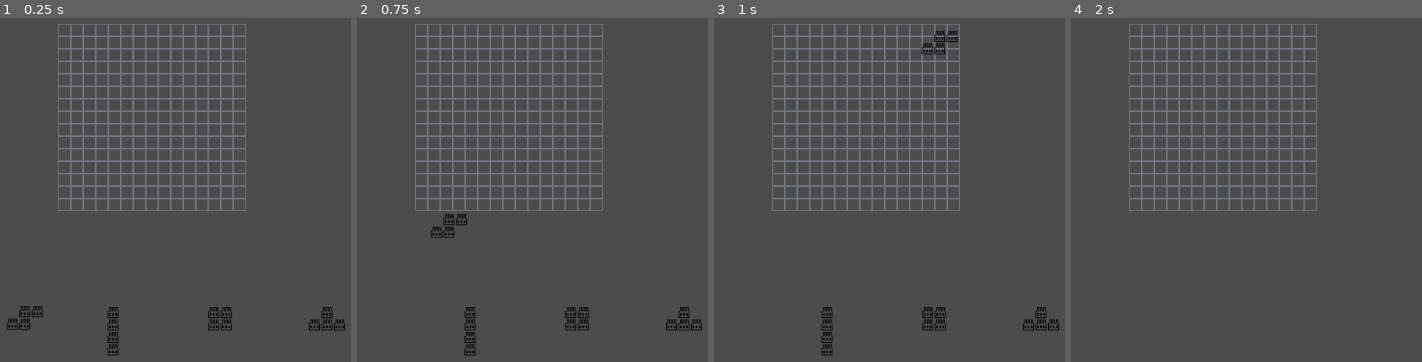
Above: before the commit, frames 1-4 (left to right).
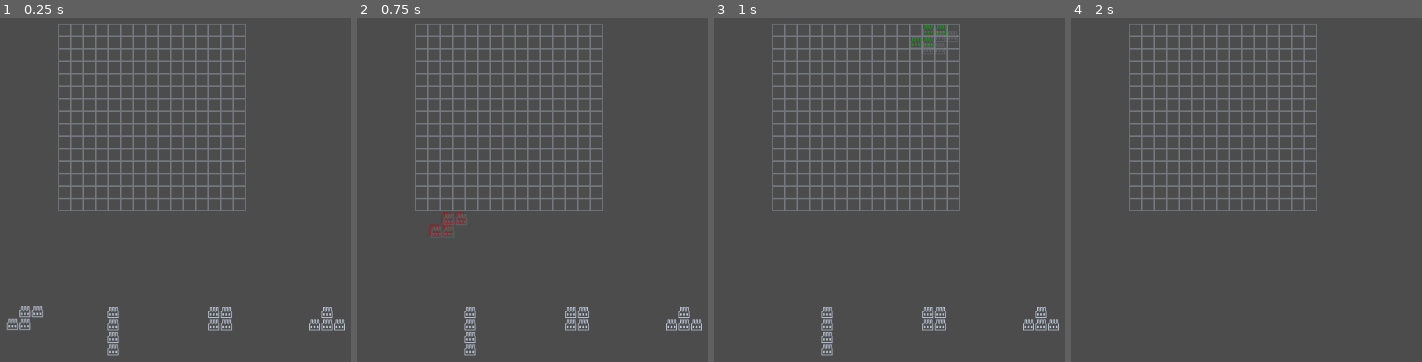
Above: after the commit, the same moments.

Repository: T4g1/gd-wildjam13
Game: Godot game, scene res://main.tscn
Same seed, same stepped clock (60 frames per second), same inputs: the game is played once before the commit and once after it.
Inputs (mouse positions are in pixels of both pictures, inside the frame that each line leads up to):
- Up to frame 1 (0.25 s): no input
- Up to frame 2 (0.75 s): tap Enter at 0.5 s; drag from (388, 331) to (588, 55) at 0.52 s
- Up to frame 3 (1 s): no input
- Up to frame 4 (2 s): drag from (outside the picture) to (1183, 251) at 1.27 s

The runs differ from the first frame. In frame 1, 1.3% of the frame differs, in the area x 1-99%, y 83-99%; in frame 2, 1.4%; in frame 3, 1.5%, in the area x 30-99%, y 2-99%; in frame 4, nothing differs.

Commit message:
[add] Merge ghost showing

Diff:
--- a/main.gd
+++ b/main.gd
@@ -23,6 +23,7 @@
 			else:
 				held_object.get_node("Dragable").drop()
 
+			player_city.hide_ghost()
 			held_object = null
 
 func _process(_delta):
@@ -32,7 +33,7 @@
 
 func clear_pool():
 	for node in get_tree().get_nodes_in_group("dragable"):
-		node.queue_free()
+		node.free()
 
 func generate_pool():
 	# TODO: Generate new polyminoes
--- a/nodes/City/City.gd
+++ b/nodes/City/City.gd
@@ -1,12 +1,30 @@
 extends Control
 
+const RED = Color(1.0, 0.0, 0.0, 0.5)
+const GREEN = Color(0.0, 1.0, 0.0, 0.5)
+const BARELY_VISIBLE = Color(1.0, 1.0, 1.0, 0.2)
+
+func _ready():
+	$Ghost.remove_from_group("dragable")
+
 func show_ghost(polymino):
+	var city_size = $Grid.grid_size * $Grid.cell_size
+	var polymino_size = polymino.TETROMINO_SIZE * $Grid.cell_size
+	var offset = $Grid.rect_position - (city_size / 2) + (polymino_size / 2)
+
+	$Ghost.visible = true
+	$Ghost.set_shape(polymino.shape)
+	$Ghost.position = offset + (get_cell_position(polymino) * $Grid.cell_size)
+
+	polymino.modulate = BARELY_VISIBLE
+
 	if is_valid_placement(polymino):
-		# TODO: Green visual
-		pass
+		$Ghost.modulate = GREEN
 	else:
-		# TODO: Red visual
-		pass
+		$Ghost.modulate = RED
+
+func hide_ghost():
+	$Ghost.visible = false
 
 # Merge the given polymino with the player city
 # Return false on failed merge and does not modify anything in that case
--- a/nodes/City/City.tscn
+++ b/nodes/City/City.tscn
@@ -1,10 +1,14 @@
-[gd_scene load_steps=3 format=2]
+[gd_scene load_steps=4 format=2]
 
 [ext_resource path="res://nodes/City/City.gd" type="Script" id=1]
 [ext_resource path="res://nodes/Grid/Grid.tscn" type="PackedScene" id=2]
+[ext_resource path="res://nodes/Polymino/Polymino.tscn" type="PackedScene" id=3]
 
 [node name="City" type="Control"]
 mouse_filter = 2
 script = ExtResource( 1 )
 
 [node name="Grid" parent="." instance=ExtResource( 2 )]
+
+[node name="Ghost" parent="." instance=ExtResource( 3 )]
+visible = false
--- a/nodes/Polymino/Dragable.gd
+++ b/nodes/Polymino/Dragable.gd
@@ -25,6 +25,7 @@
 
 func drop():
 	set_position(original_position)
+	get_parent().modulate = Color(1.0, 1.0, 1.0, 1.0)
 	held = false
 
 func set_position(new_position):
Binary file changed: assets/tiles/factory.png
